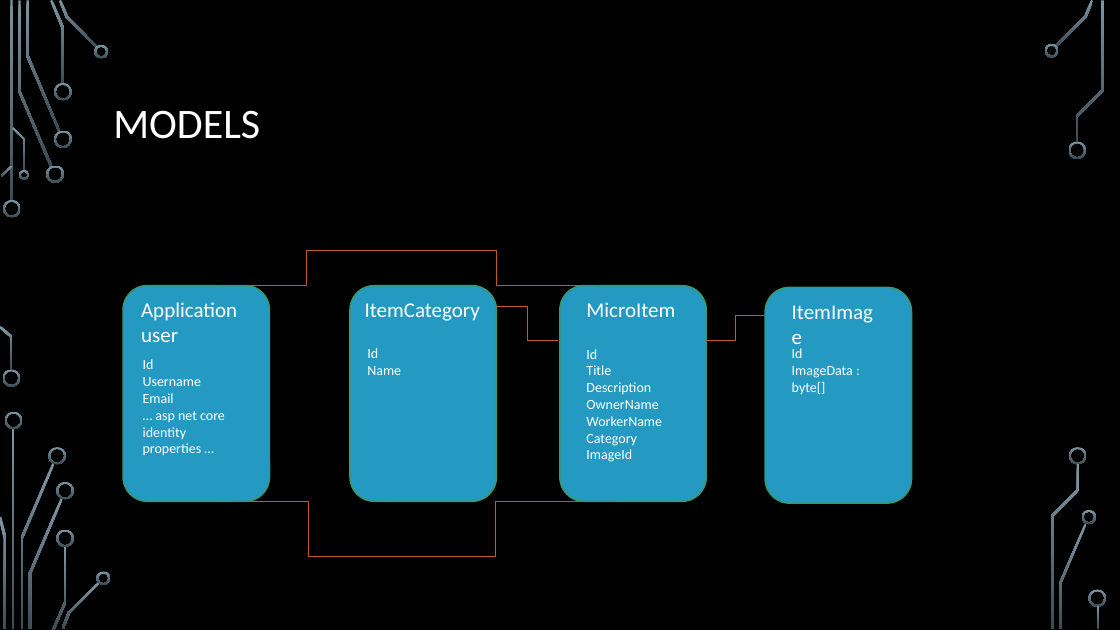
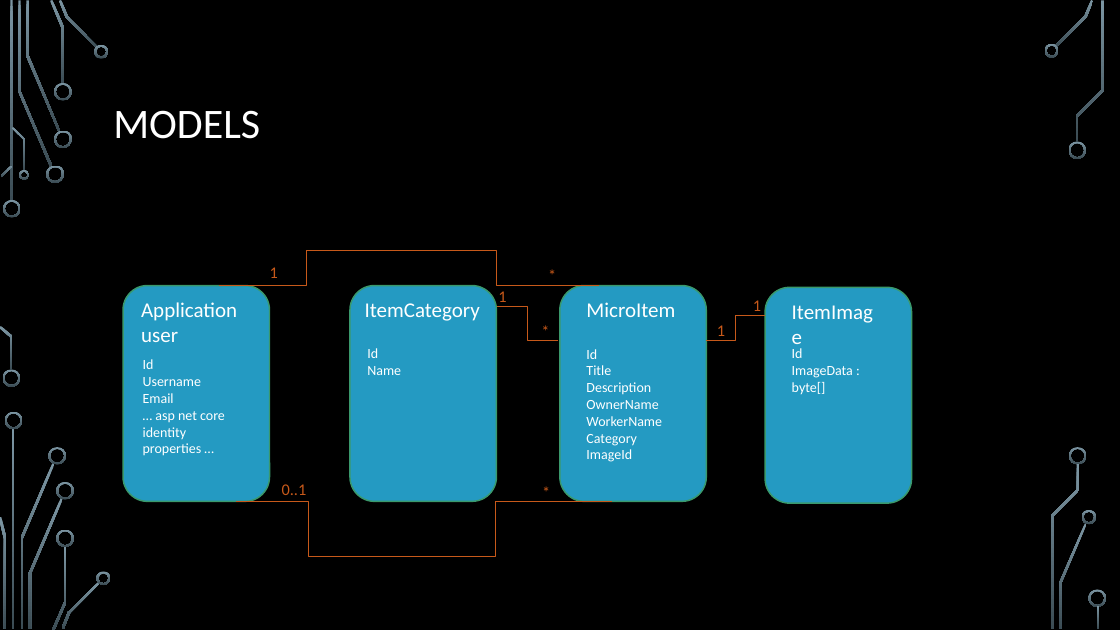
Before and after one commit to gabikadlecova/MicroBee, a slide deck: slide 7 of MicrobeeJobs.pptx. Drawn at 1120x630 pixels with LibreOffice and Linux fonts; fonts in the diff are those of the drawing; background and template pictures are left out. Boxes give left, top, right and bottom in pixels: in the first picture for what was removed or moved away, otherwise in the second. Text is boxed around its words. In the diff, an @@ line names an element or a change of style, - is before the commit and + after.

```diff
--- a/MicrobeeJobs.pptx
+++ b/MicrobeeJobs.pptx
@@ text added at (270,267,278,278), 14 pt, text #C7591A @@
+1
@@ text added at (546,260,557,289), 14 pt, text #C7591A @@
+*
@@ text added at (498,291,506,307), 14 pt, text #C7591A @@
+1
@@ text added at (534,318,593,346), 14 pt, text #C7591A @@
+*
@@ text added at (717,325,725,341), 14 pt, text #C7591A @@
+1
@@ text added at (753,300,761,316), 14 pt, text #C7591A @@
+1
@@ text added at (539,478,550,507), 14 pt, text #C7591A @@
+*
@@ text added at (282,484,307,495), 14 pt, text #C7591A @@
+0..1
```
Also in this commit, not shown: 3 other files.
